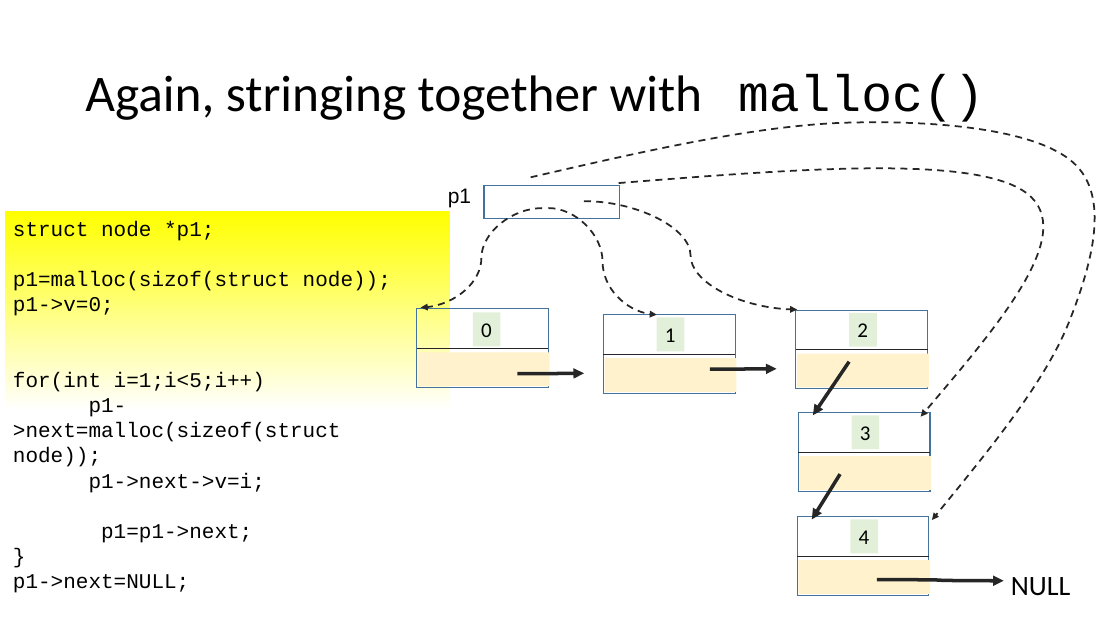
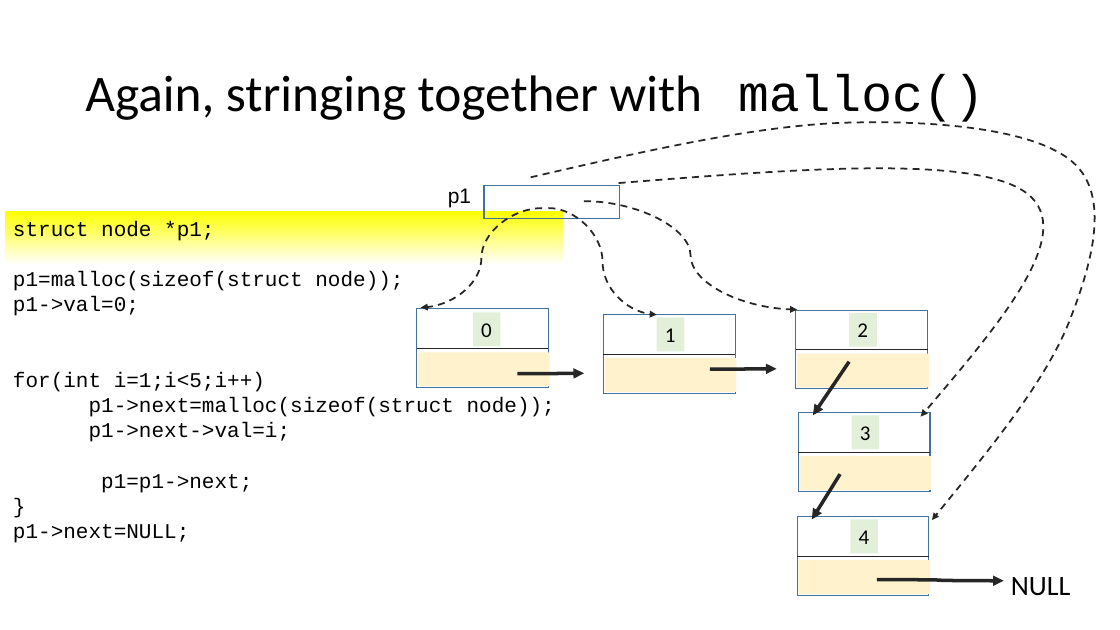
Before and after one commit to rbadrinath/FCP, a slide deck: slide 7 of slides/14-LinkedLists.pptx. Drawn at 1120x630 pixels with LibreOffice and Linux fonts; fonts in the diff are those of the drawing. Boxes give left, top, right and bottom in pixels: in the first picture for what was removed or moved away, otherwise in the second. Text is boxed around its words. In the diff, an @@ line names an element or a change of style, - is before the commit and + after.

```diff
--- a/slides/14-LinkedLists.pptx
+++ b/slides/14-LinkedLists.pptx
@@ rectangle "struct node *p1;": place and size @@
-rectangle "struct node *p1;" at bbox=[5, 211, 450, 576]
+rectangle "struct node *p1;" at bbox=[5, 211, 564, 550]
@@ text in rectangle at bbox=[13, 271, 403, 316]: text changed @@
-p1=malloc(sizof(struct node));
-p1->v=0;
+p1=malloc(sizeof(struct node));
+p1->val=0;
@@ text in rectangle at bbox=[89, 422, 291, 442]: text changed @@
-p1->next->v=i;
+p1->next->val=i;
```
Also in this commit, not shown: 4 other slides changed, 2 slides removed.
